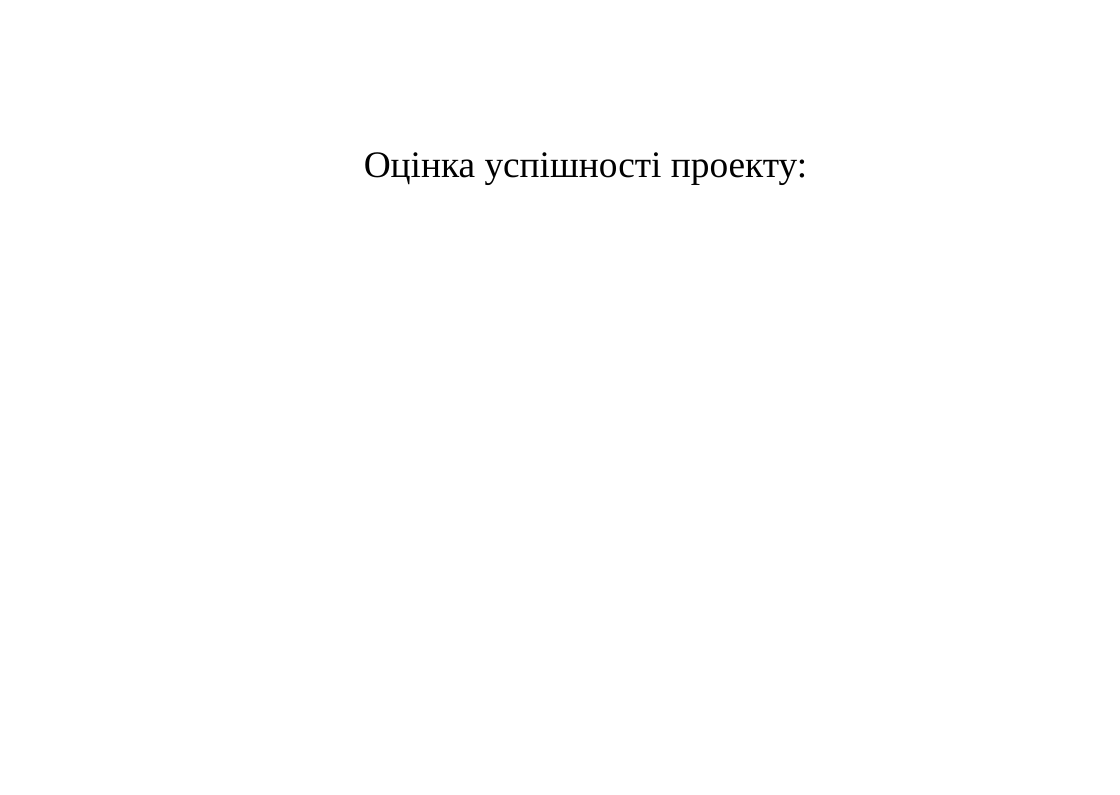
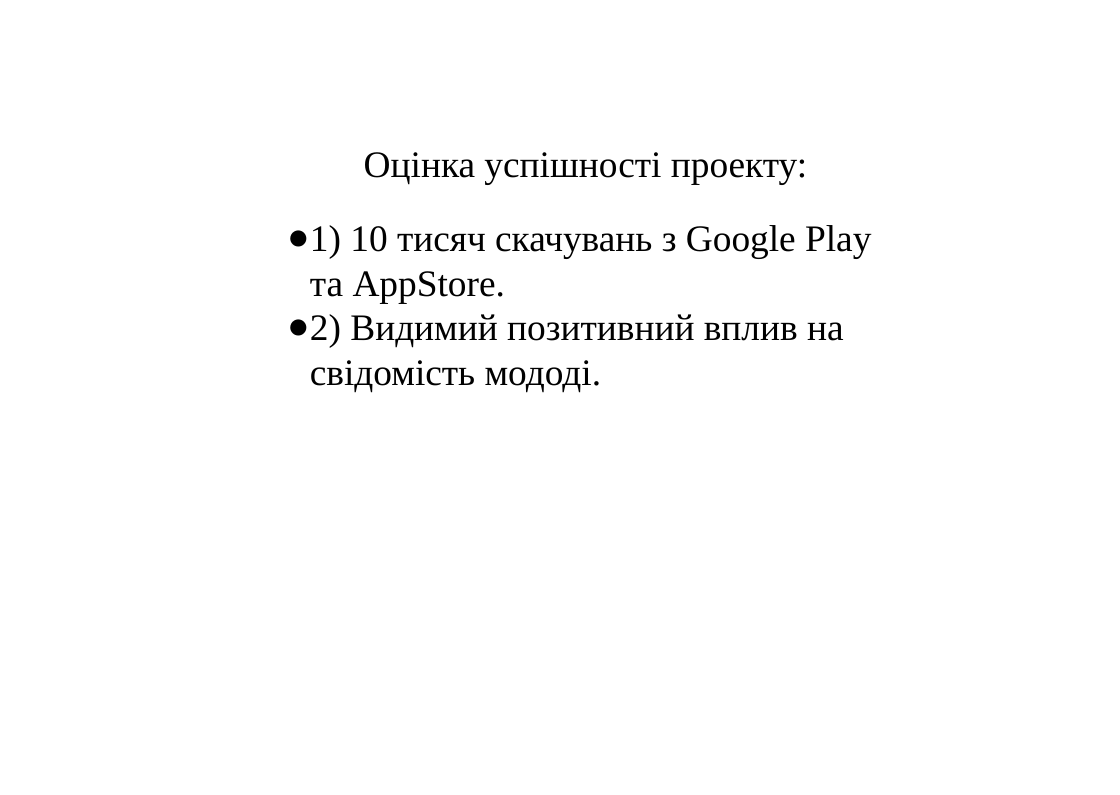
Before and after one commit to plekhotkindmytro/GarbageCollector, a slide deck: slide 6 of Garbage Collector Game.pptx. Drawn at 1120x795 pixels with LibreOffice and Linux fonts; fonts in the diff are those of the drawing; background and template pictures are left out. Boxes give left, top, right and bottom in pixels: in the first picture for what was removed or moved away, otherwise in the second. Text is boxed around its words. In the diff, an @@ line names an element or a change of style, - is before the commit and + after.

```diff
--- a/Garbage Collector Game.pptx
+++ b/Garbage Collector Game.pptx
@@ text at [310,225,871,392]: paragraphs added @@
+● 1) 10 тисяч скачувань з Google Play та AppStore.
+● 2) Видимий позитивний вплив на свідомість мододі.
```
Also in this commit, not shown: 6 other slides changed, 1 other file.
